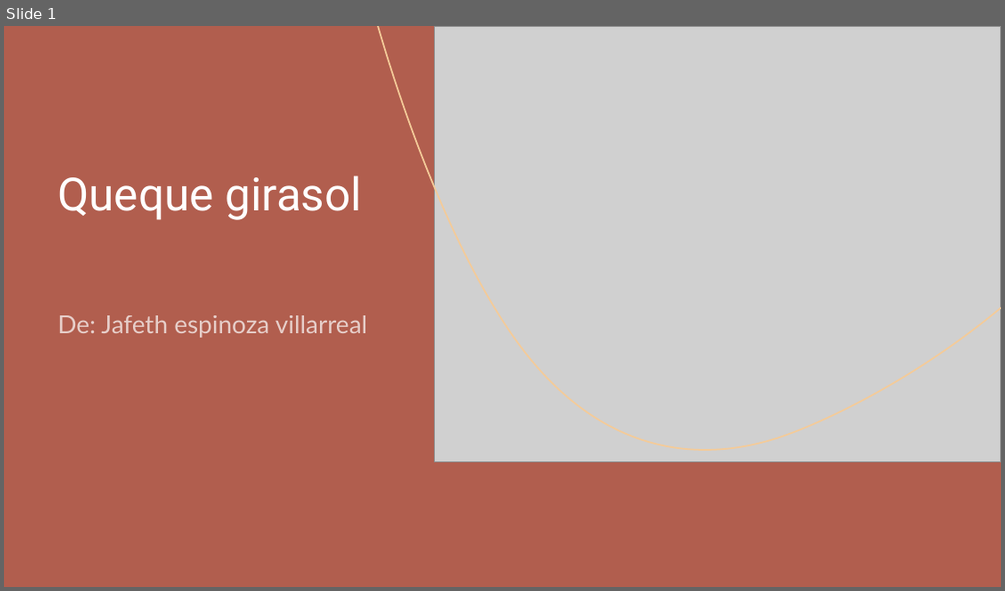
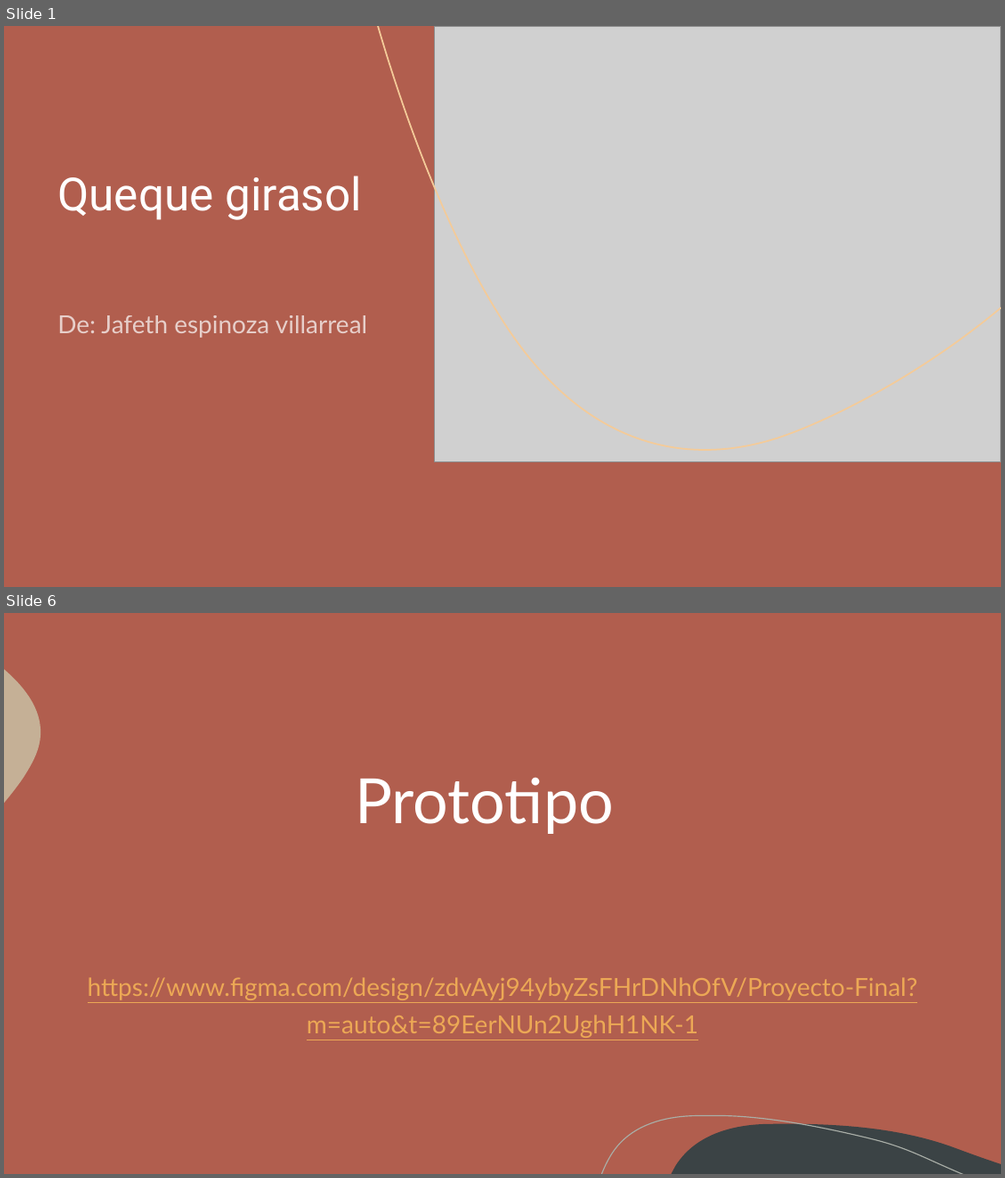
Before and after one commit to Thedragon04/Proyecto_Jafeth, a slide deck: 06_Presentacion/Queque girasol.pptx. Shown one above the other, each under a label of ours: slide 1 before the commit, slides 1 and 6 after it; the slides between them are not shown. The pictures are 1005x591 and 1005x1178 pixels, drawn with LibreOffice and Linux fonts; fonts in the diff are those of the drawing; grey boxes stand for pictures. Boxes give left, top, right and bottom in pixels: in the first picture for what was removed or moved away, otherwise in the second. Text is boxed around its words. In the diff, an @@ line names an element or a change of style, - is before the commit and + after.

```diff
--- a/06_Presentacion/Queque girasol.pptx
+++ b/06_Presentacion/Queque girasol.pptx
@@ slide 6 added at (4,613,1001,1174), background #B15E4E; not listed: 3 template elements that a slide beside it also shows @@
@@ text added at (355,777,614,834), 60 pt, text #FFFFFF @@
+Prototipo
@@ text added at (88,977,918,1038), 24 pt, text #ECA855, underline @@
+https://www.figma.com/design/zdvAyj94ybyZsFHrDNhOfV/Proyecto-Final?m=auto&t=89EerNUn2UghH1NK-1
```
Also in this commit, not shown: 2 slides changed, 5 other slides added, 13 other files.
